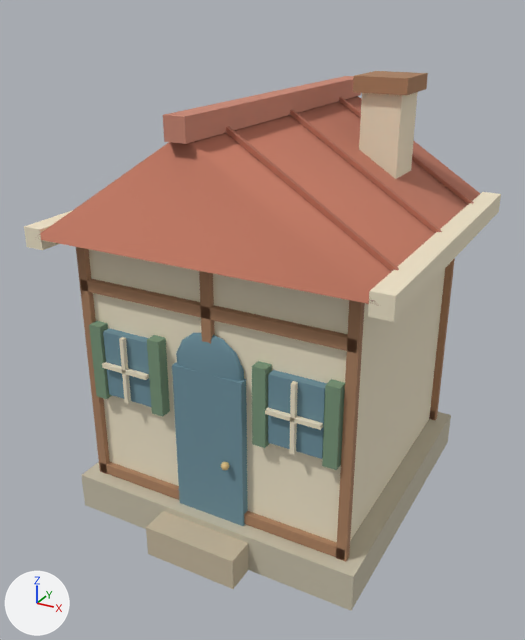
The glTF model brushland/game/art/models/house_basic.glb, before and after one commit.
The view is the same before and after, from a 50 mm lens placed at (1.98, -3.83, 3.07), pointed at (-0.04, -0.16, 1.23). Arrows for +X, +Y and +Z are at lower left; the lights stay in place. The picture after the commit comes second. Where no turn or scale is listed for an object, it has been applied to the vertices. Vertices at exactly the same position are counted once.

The first picture shows '_MeshInstance3D_10', '_MeshInstance3D_12', '_MeshInstance3D_13', '_MeshInstance3D_2', '_MeshInstance3D_21', '_MeshInstance3D_22', '_MeshInstance3D_23', '_MeshInstance3D_24', '_MeshInstance3D_3', '_MeshInstance3D_32', '_MeshInstance3D_37', '_MeshInstance3D_39', '_MeshInstance3D_4', '_MeshInstance3D_5' and 17 more.
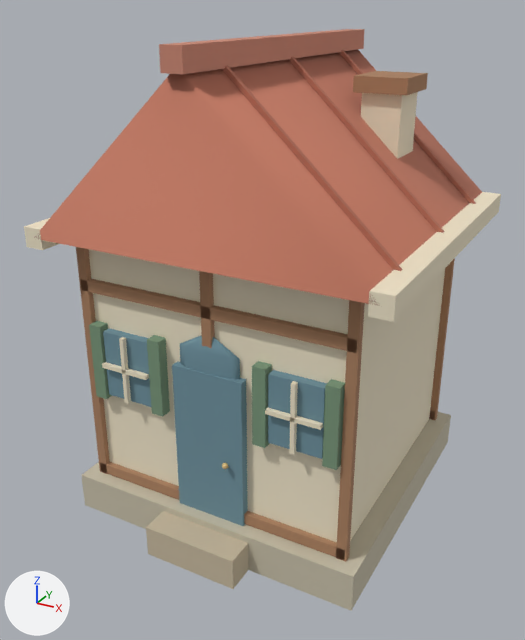
Where the newer file only moved an object's origin or applied its transform, the numbers keep the older frame.

Patch to the scene script:
```diff
--- a/brushland/game/art/models/house_basic.glb.py
+++ b/brushland/game/art/models/house_basic.glb.py
@@ me_mesh_2 @@
 # used by ob_meshinstance3d_4; location = (0.0, 0.0, 0.0)
-me_mesh_2.from_pydata(...)  # 6 vertices, 6 faces; spans x -1.02..1.02, y -1.02..1.02, z 1.85..2.5
+me_mesh_2.from_pydata(...)  # 6 vertices, 6 faces; spans x -1.02..1.02, y -1.02..1.02, z 1.85..2.8
+# me_mesh_2 part 1: the whole mesh is scaled about its middle by (1, 1, 1.46), then moved by (0.0, 0.0, 0.15)
 me_mesh_2.materials.append(mat_material_2)
@@ me_mesh_10 @@
 # used by ob_meshinstance3d_12; location = (0.512, 0.0, 2.195)
-me_mesh_10.from_pydata(...)  # 8 vertices, 12 faces; spans x -0.519..0.519, y -0.013..0.013, z -0.336..0.336
-me_mesh_10.vertices[0].co = (-0.519, -0.013, 0.314)
-me_mesh_10.vertices[1].co = (-0.506, 0.013, 0.336)
-me_mesh_10.vertices[2].co = (-0.506, -0.013, 0.336)
-me_mesh_10.vertices[3].co = (-0.519, 0.013, 0.314)
-me_mesh_10.vertices[4].co = (0.506, -0.013, -0.336)
-me_mesh_10.vertices[5].co = (0.519, 0.013, -0.314)
-me_mesh_10.vertices[6].co = (0.519, -0.013, -0.314)
-me_mesh_10.vertices[7].co = (0.506, 0.013, -0.336)
+me_mesh_10.from_pydata(...)  # 8 vertices, 12 faces; spans x -0.521..0.521, y -0.013..0.013, z -0.334..0.634
+# me_mesh_10 part 2
+me_mesh_10.vertices[0].co = (-0.521, -0.013, 0.616)
+me_mesh_10.vertices[1].co = (-0.504, 0.013, 0.634)
+me_mesh_10.vertices[2].co = (-0.504, -0.013, 0.634)
+me_mesh_10.vertices[3].co = (-0.521, 0.013, 0.616)
+me_mesh_10.vertices[4].co = (0.504, -0.013, -0.334)
+me_mesh_10.vertices[5].co = (0.521, 0.013, -0.316)
+me_mesh_10.vertices[6].co = (0.521, -0.013, -0.316)
+me_mesh_10.vertices[7].co = (0.504, 0.013, -0.334)
 me_mesh_10.materials.append(mat_material_4)
@@ me_mesh_11 @@
 # used by ob_meshinstance3d_13; location = (0.512, -0.7, 2.195)
-me_mesh_11.from_pydata(...)  # 8 vertices, 12 faces; spans x -0.519..0.519, y -0.013..0.013, z -0.336..0.336
-me_mesh_11.vertices[0].co = (-0.519, -0.013, 0.314)
-me_mesh_11.vertices[1].co = (-0.506, 0.013, 0.336)
-me_mesh_11.vertices[2].co = (-0.506, -0.013, 0.336)
-me_mesh_11.vertices[3].co = (-0.519, 0.013, 0.314)
-me_mesh_11.vertices[4].co = (0.506, -0.013, -0.336)
-me_mesh_11.vertices[5].co = (0.519, 0.013, -0.314)
-me_mesh_11.vertices[6].co = (0.519, -0.013, -0.314)
-me_mesh_11.vertices[7].co = (0.506, 0.013, -0.336)
+me_mesh_11.from_pydata(...)  # 8 vertices, 12 faces; spans x -0.521..0.521, y -0.013..0.013, z -0.334..0.634
+# me_mesh_11 part 3
+me_mesh_11.vertices[0].co = (-0.521, -0.013, 0.616)
+me_mesh_11.vertices[1].co = (-0.504, 0.013, 0.634)
+me_mesh_11.vertices[2].co = (-0.504, -0.013, 0.634)
+me_mesh_11.vertices[3].co = (-0.521, 0.013, 0.616)
+me_mesh_11.vertices[4].co = (0.504, -0.013, -0.334)
+me_mesh_11.vertices[5].co = (0.521, 0.013, -0.316)
+me_mesh_11.vertices[6].co = (0.521, -0.013, -0.316)
+me_mesh_11.vertices[7].co = (0.504, 0.013, -0.334)
 me_mesh_11.materials.append(mat_material_4)
@@ ob_meshinstance3d_5 @@
 ob_meshinstance3d_5 = bpy.data.objects.new('_MeshInstance3D_5', me_mesh_3)
-ob_meshinstance3d_5.location = (0.0, 0.0, 2.53)
+ob_meshinstance3d_5.location = (0.0, 0.0, 2.83)
```

Where the change shows, as pixel boxes (x1, y1, x2, y2) in the pictures (525 x 640 px):
'_MeshInstance3D_4', moved, rescaled (23% taller): before (34, 96, 480, 305); after (35, 49, 482, 306)
'_MeshInstance3D_5', moved: before (163, 76, 361, 144); after (159, 29, 365, 74)
'_MeshInstance3D_13', reshaped (mostly hidden): before (226, 126, 399, 272); after (222, 65, 403, 271)
'_MeshInstance3D_12', reshaped (mostly hidden): before (290, 109, 442, 233); after (288, 57, 445, 233)
